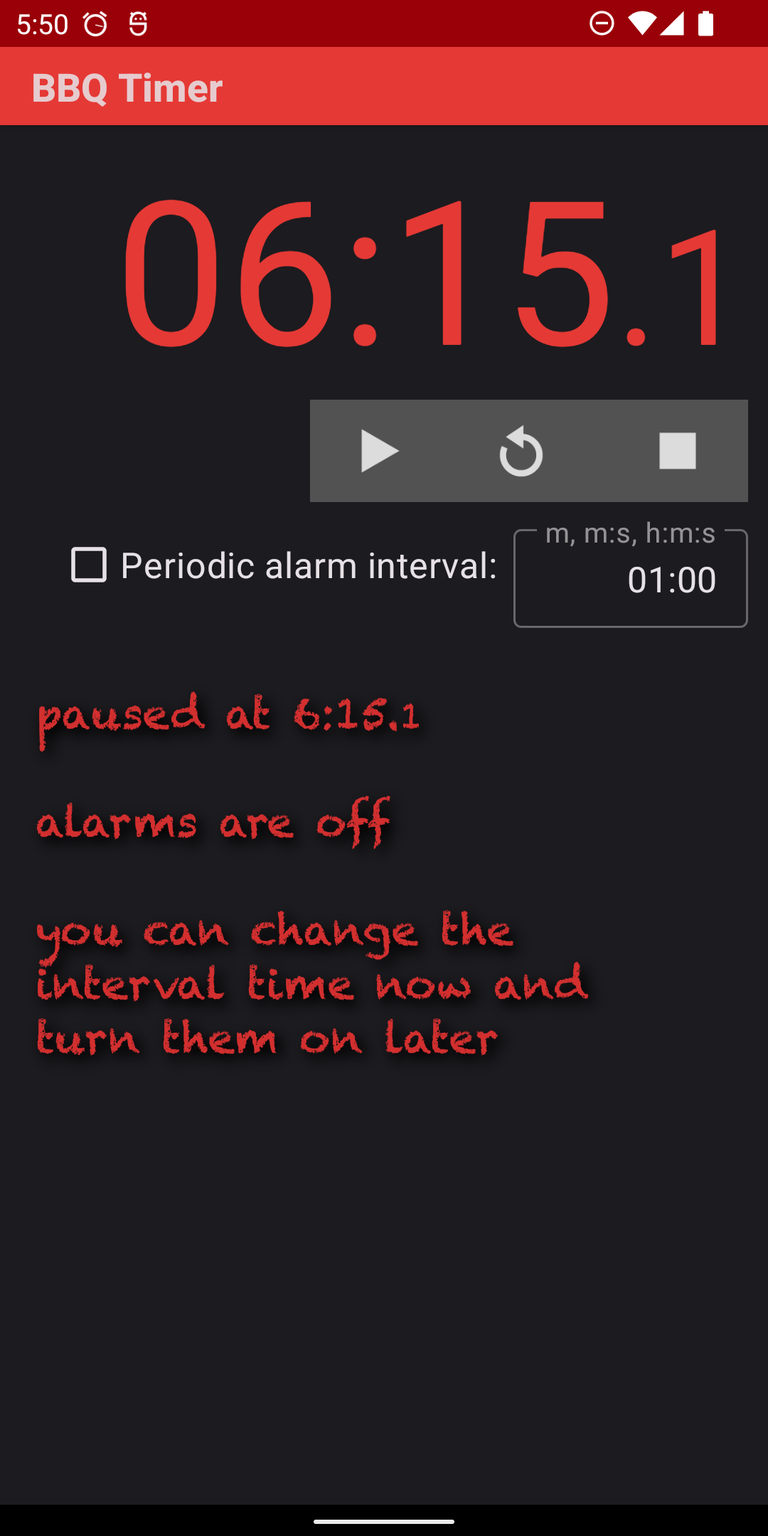
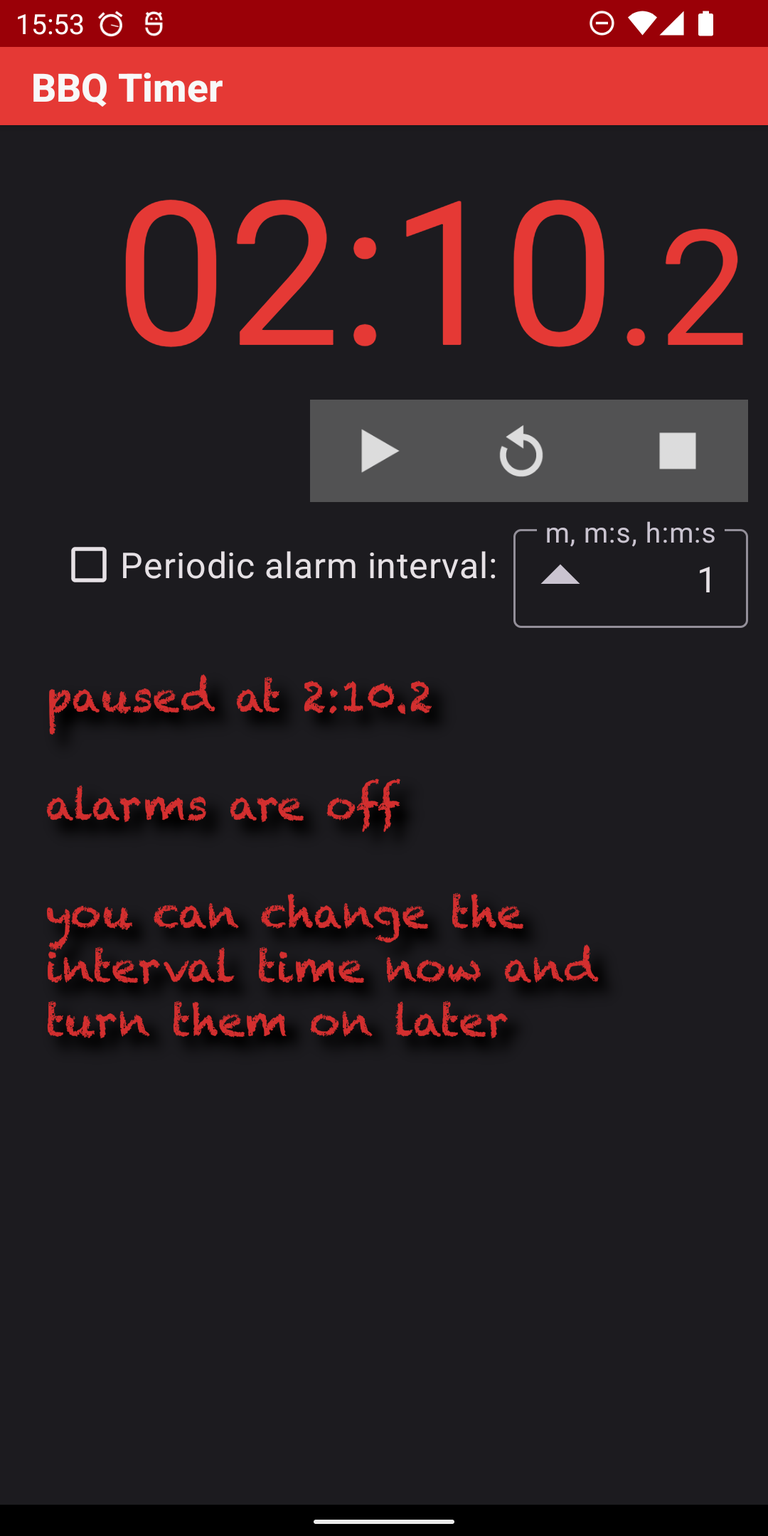
Layers edited between the first and the second 768 × 1536 image:
renamed "paused at 6:15.1 ..." to "paused at 2:10.2 ...", painted on it over [32, 674, 617, 1070]
painted on "screenshot paused no alarms.png" over [17, 9, 749, 628]
